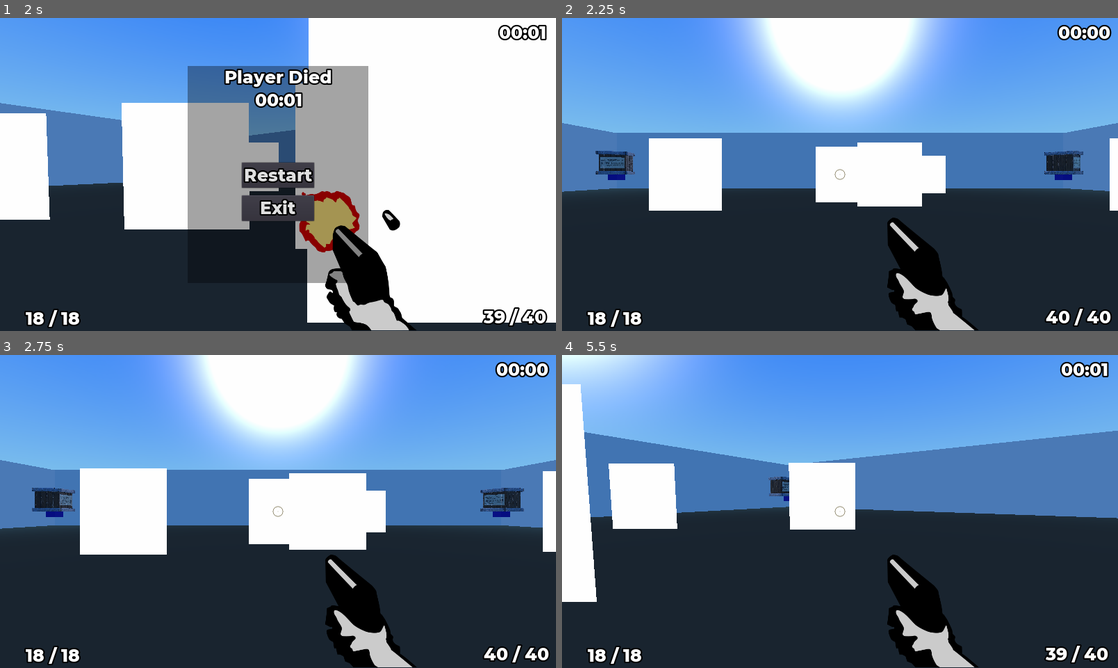
Above: before the commit, frames 1-4 (two rows, left to right).
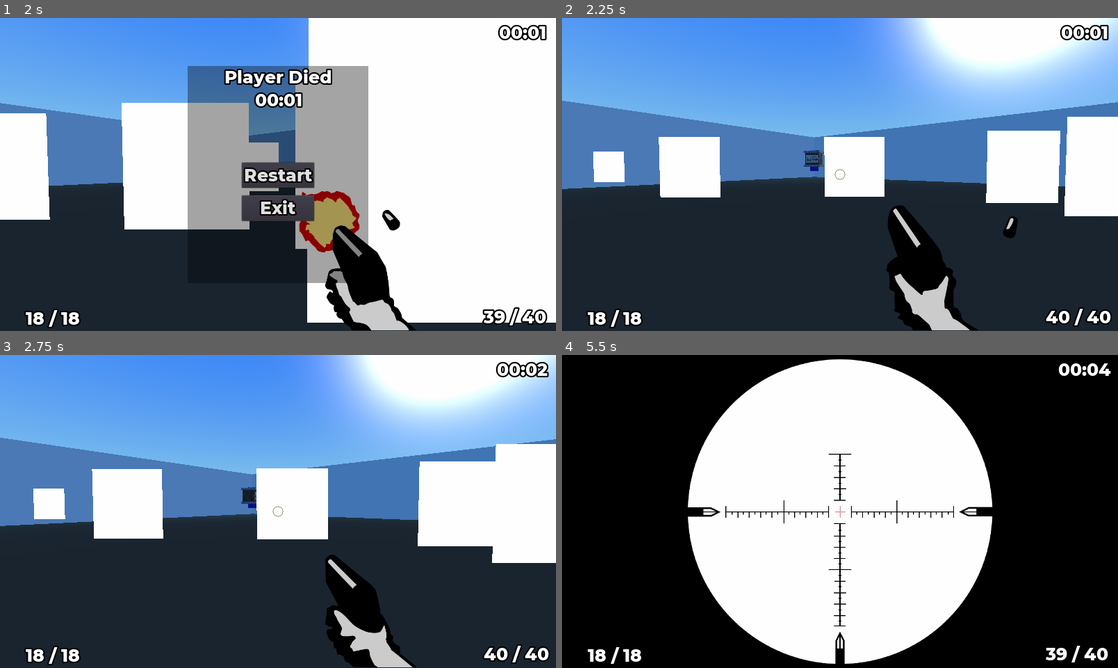
Above: after the commit, the same moments.

Repository: namanjainv/game-design
Game: Godot game, scene res://World/World.tscn
Two runs of this game, one before a commit and one after it. Both use one fixed random seed, a clock stepped at 60 frames per second and the inputs below.
Inputs (mouse positions are in pixels of both pictures, inside the frame that each line leads up to):
- Up to frame 1 (2 s): move the mouse to (305, 174) at 0.52 s; hold W (move_forwards) from 0.53 s (still down); tap M (maximize) at 0.6 s; move the mouse to (250, 174) at 1.27 s; click (250, 174) at 1.35 s
- Up to frame 2 (2.25 s): release W (move_forwards) at 2 s; click "Restart" at 2 s
- Up to frame 3 (2.75 s): no input
- Up to frame 4 (5.5 s): move the mouse to (851, 505) at 2.77 s; hold W (move_forwards) 2.78-4.25 s; tap Z (zoom) at 2.85 s; move the mouse to (834, 517) at 3.52 s; tap M (maximize) at 3.6 s; click "Restart" at 4.25 s; move the mouse to (878, 514) at 5.02 s; hold W (move_forwards) from 5.03 s (still down); click (878, 514) at 5.1 s

Frame 1 is identical in both runs. In frame 2, 36% of the frame differs, in the area x 0-100%, y 0-100%; in frame 3, 36%; in frame 4, 96%.

Commit message:
on click of restart function handled

Diff:
--- a/Assignment 2/Doom Clone/Interface/HUD Layer.gd
+++ b/Assignment 2/Doom Clone/Interface/HUD Layer.gd
@@ -68,20 +68,12 @@
     var timeStr = $'../HUD Layer'.getTimeStr()
 
     print( 'Last opponent died at %s.' % timeStr )
-    currentLevel += 1
-    if _checkFile(currentLevel) == false:
-      $'../Message Layer/Message'.activate( 'Player Wins!\n%s' % timeStr )
-    else:
-      print("Move to next level")
-      $'../../World'._loadArena(currentLevel)
+    $'../../World'._updateLevel()
 
 #-----------------------------------------------------------
 
-func _checkFile( levelNumber ) :
-  var fName = 'res://Levels/Level-%02d.json' % levelNumber
+func _getLevel() :
+  return currentLevel
 
-  var file = File.new()
-  if file.file_exists( fName ) :
-    return true
-  else:
-    return false
+func _setLevel(val):
+  currentLevel = val
--- a/Assignment 2/Doom Clone/Interface/Message.gd
+++ b/Assignment 2/Doom Clone/Interface/Message.gd
@@ -38,6 +38,8 @@
   #print( 'paused is now ', get_tree().paused )
 
   # warning-ignore:return_value_discarded
-  get_tree().reload_current_scene()
+  # get_tree().reload_current_scene()
+  visible = false
+  $'../../../World'._loadArena()
 
 #-----------------------------------------------------------
--- a/Assignment 2/Doom Clone/World/World.gd
+++ b/Assignment 2/Doom Clone/World/World.gd
@@ -1,14 +1,15 @@
 extends Spatial
 
 const DEFAULT_MAX_AMMO = 10
-var level = 1
 
 #-----------------------------------------------------------
 func _ready() :
   get_tree().paused = false
-  _loadArena(level)
-
-func _loadArena(level) :
+  _loadArena()
+
+func _loadArena() :
+  var level = get_node('HUD Layer')._getLevel()
+  print( level )
   _clearArena()
   var levelData = _getLevelData( level )
 
@@ -28,6 +29,8 @@
   if walls != null :
     _addWall( walls.get( 'tscn', null ), walls.get( 'parameters', null ) )
   get_node( 'HUD Layer' )._resetAmmo( levelData.get( 'maxAmmo', DEFAULT_MAX_AMMO ) )
+
+  get_node( 'Player' )._ready()
 
 #-----------------------------------------------------------
 func _input( __ ) :    # Not using event so don't name it.
@@ -175,3 +178,23 @@
     if not child.name in defaultNodes:
       worldNode.remove_child(child)
   worldNode.get_node("Player").translation = Vector3(0, 0, 0)
+
+func _checkFile( levelNumber ) :
+  var fName = 'res://Levels/Level-%02d.json' % levelNumber
+
+  var file = File.new()
+  if file.file_exists( fName ) :
+    return true
+  else:
+    return false
+
+func _updateLevel():
+  var currentLevel = $'HUD Layer'._getLevel() + 1
+  $'HUD Layer'._setLevel(currentLevel)
+  var timeStr = $'HUD Layer'.getTimeStr()
+  if _checkFile(currentLevel) == false:
+    $'HUD Layer'._setLevel(1)
+    $'Message Layer/Message'.activate( 'Player Wins!\n%s' % timeStr )
+  else:
+    print("Move to next level")
+    _loadArena()
